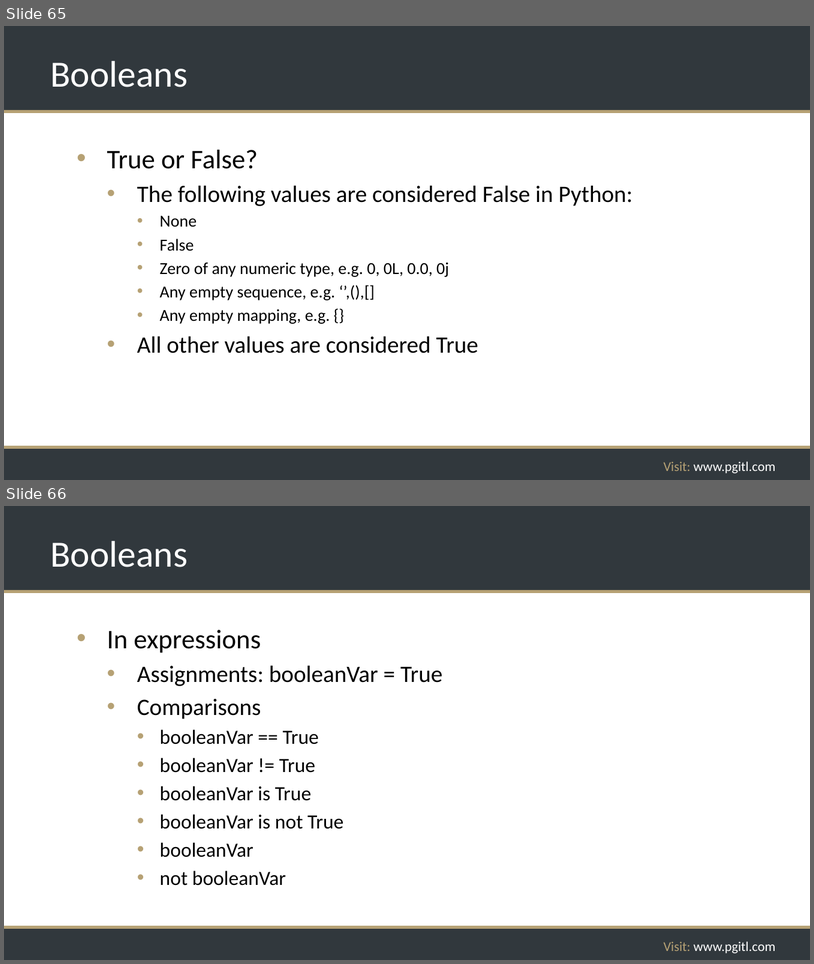
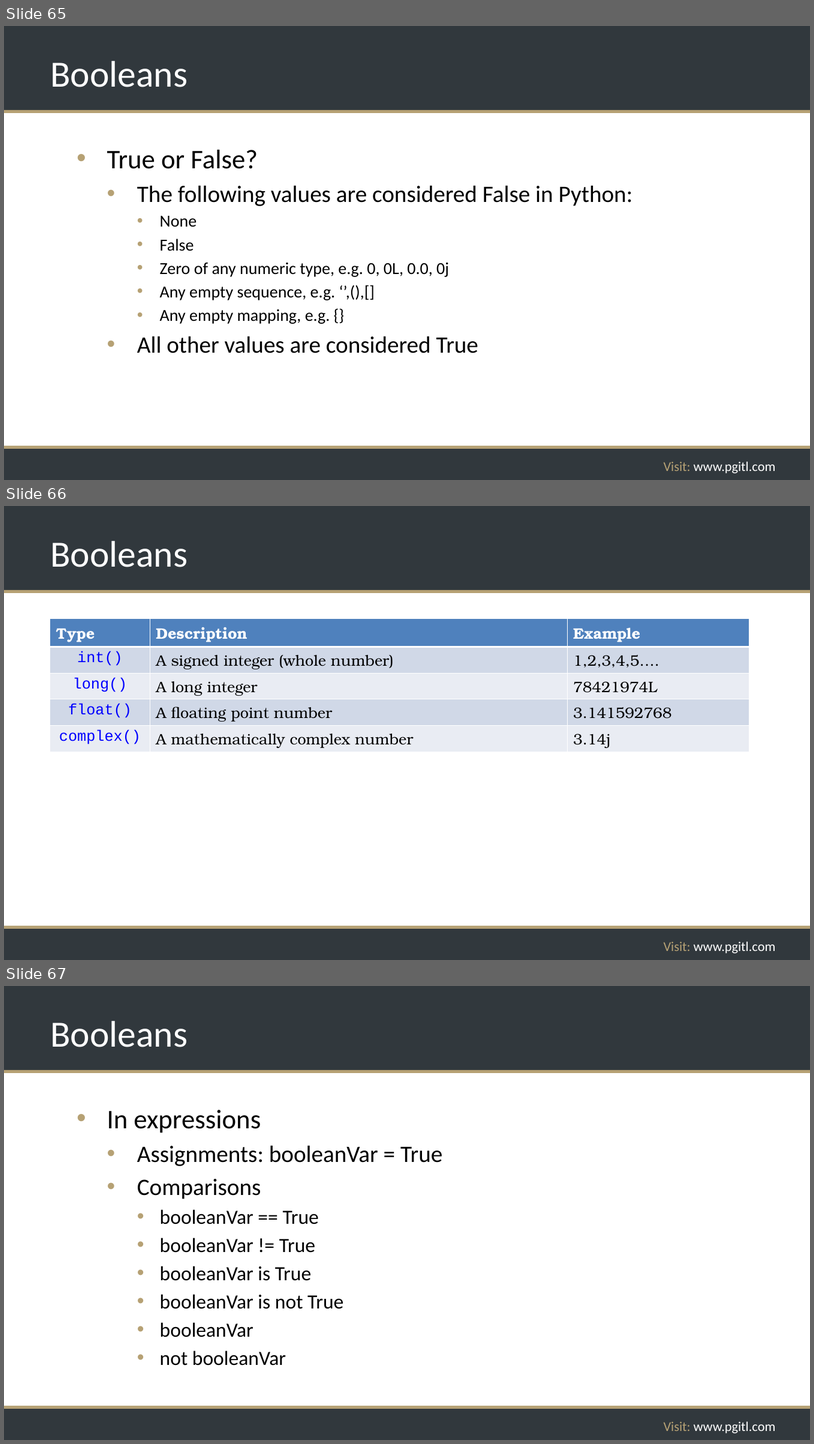
Before and after one commit to rikkouri/project-a, a slide deck: Programming Foundations.pptx. Shown one above the other, each under a label of ours: slides 65 and 66 before the commit, slides 65, 66 and 67 after it. The pictures are 814x964 and 814x1444 pixels, drawn with LibreOffice and Linux fonts; fonts in the diff are those of the drawing; background and template pictures are left out. Boxes give left, top, right and bottom in pixels: in the first picture for what was removed or moved away, otherwise in the second. Text is boxed around its words. In the diff, an @@ line names an element or a change of style, - is before the commit and + after.

```diff
--- a/Programming Foundations.pptx
+++ b/Programming Foundations.pptx
@@ slide 66 added at (4,506,810,960), background #FFFFFF; not listed: 5 template elements that a slide beside it also shows @@
@@ title added at (50,541,188,567), 44 pt, text #FFFFFF @@
+Booleans
@@ table added at (50,619,749,750), 5 rows, 3 columns @@
+Type | Description | Example
+int() | A signed integer (whole number) | 1,2,3,4,5….
+long() | A long integer | 78421974L
+float() | A floating point number | 3.141592768
+complex() | A mathematically complex number | 3.14j
@@ what was slide 66 is now slide 67 @@
```
Also in this commit, not shown: 2 slides changed, 5 other slides added, 1 slide removed.
